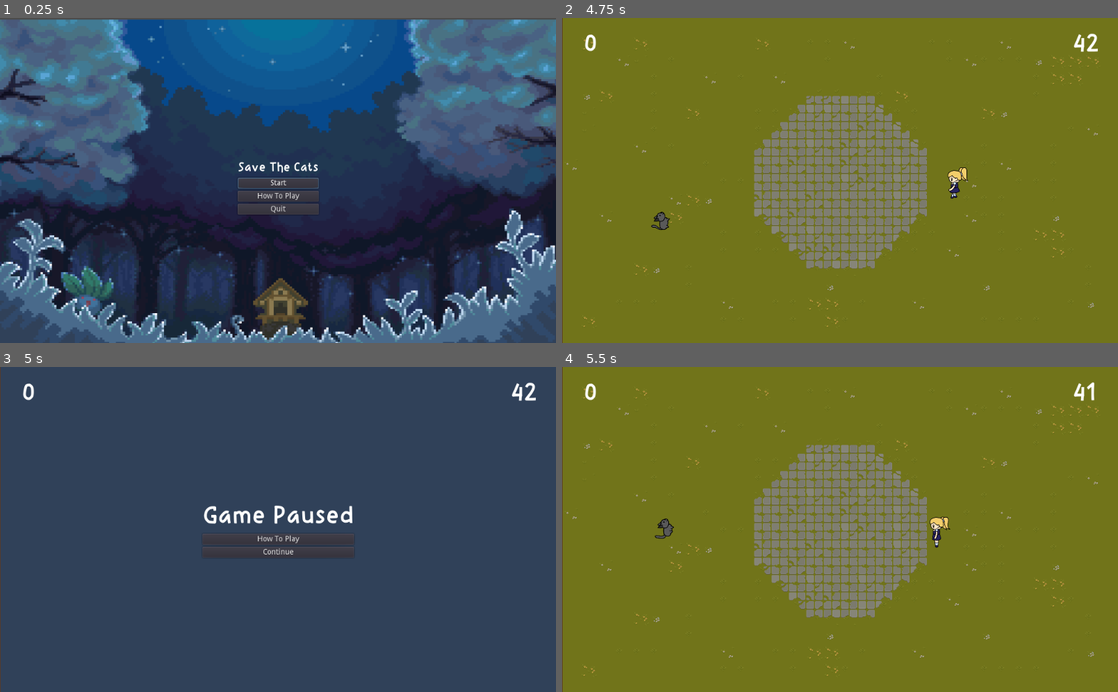
Above: before the commit, frames 1-4 (two rows, left to right).
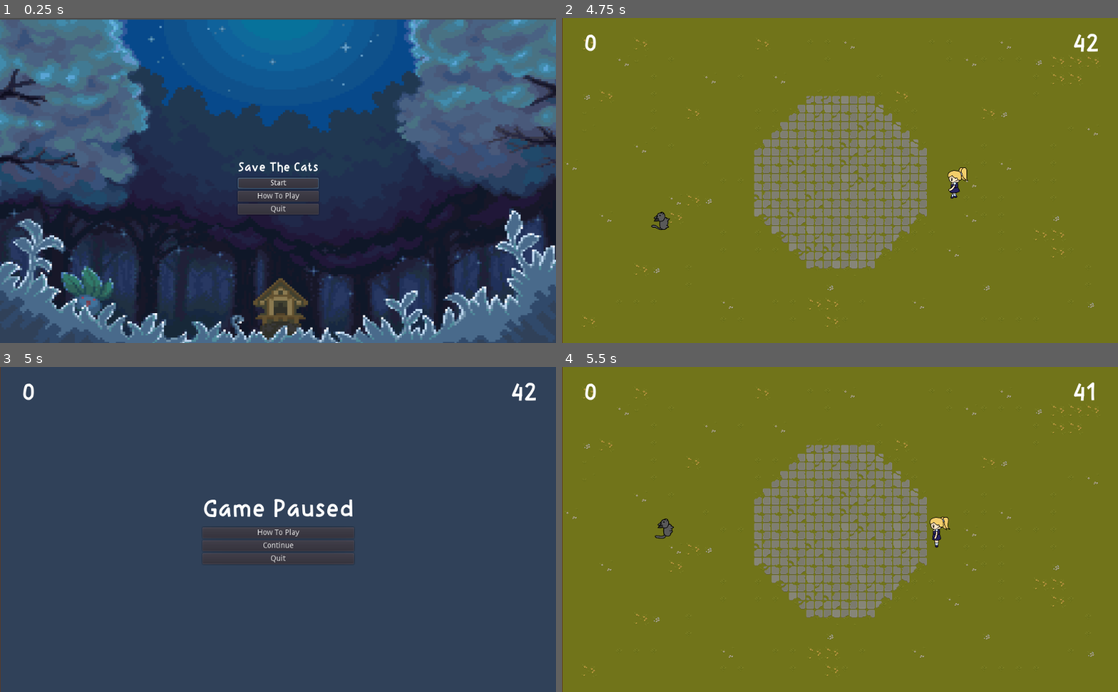
Above: after the commit, the same moments.

Repository: fanasia/save-the-cat
Game: Godot game, scene res://scenes/Landing.tscn
The game is run twice, just before and just after one commit, with the same random seed, the same clock (stepped at 60 frames per second) and the same inputs.
Inputs:
- Up to frame 1 (0.25 s): no input
- Up to frame 2 (4.75 s): click "Start" at 0.5 s; tap Enter at 1.25 s; hold Right (right) 1.28-2.03 s; tap Space (pick_up) every 0.75 s from 1.35 to 4.35 s; hold Down (down) 2.03-2.78 s; hold Right (right) 2.78-3.53 s; hold Up (up) 3.53-4.28 s; hold Left (left) from 4.28 s (still down)
- Up to frame 3 (5 s): keep holding Left (left); tap Alt (pause) at 4.9 s
- Up to frame 4 (5.5 s): release Left (left) at 5 s; click "Continue" at 5 s

Frames 1-2 are identical in both runs. In frame 3, 1.5% of the frame differs, in the area x 36-64%, y 40-61%; in frame 4, nothing differs.

Commit message:
final game

Diff:
--- a/scenes/Cat.tscn
+++ b/scenes/Cat.tscn
@@ -34,14 +34,14 @@
 "name": "GoDown",
 "speed": 5.0
 }, {
+"frames": [ ExtResource( 24 ), ExtResource( 25 ), ExtResource( 26 ), ExtResource( 5 ), ExtResource( 1 ), ExtResource( 3 ), ExtResource( 4 ), ExtResource( 13 ) ],
+"loop": true,
+"name": "GoLeft",
+"speed": 5.0
+}, {
 "frames": [ ExtResource( 15 ), ExtResource( 12 ), ExtResource( 7 ), ExtResource( 19 ), ExtResource( 20 ), ExtResource( 21 ), ExtResource( 8 ), ExtResource( 11 ) ],
 "loop": true,
 "name": "GoUp",
-"speed": 5.0
-}, {
-"frames": [ ExtResource( 24 ), ExtResource( 25 ), ExtResource( 26 ), ExtResource( 5 ), ExtResource( 1 ), ExtResource( 3 ), ExtResource( 4 ), ExtResource( 13 ) ],
-"loop": true,
-"name": "GoLeft",
 "speed": 5.0
 }, {
 "frames": [ ExtResource( 16 ) ],
--- a/scenes/MainCharacter.tscn
+++ b/scenes/MainCharacter.tscn
@@ -69,6 +69,36 @@
 "name": "GoLeft",
 "speed": 5.0
 }, {
+"frames": [ ExtResource( 20 ), ExtResource( 24 ), ExtResource( 25 ), ExtResource( 27 ), ExtResource( 28 ), ExtResource( 52 ), ExtResource( 47 ), ExtResource( 48 ) ],
+"loop": true,
+"name": "GoTop_Cat",
+"speed": 5.0
+}, {
+"frames": [ ExtResource( 55 ) ],
+"loop": true,
+"name": "IdleDown_Cat",
+"speed": 5.0
+}, {
+"frames": [ ExtResource( 43 ) ],
+"loop": true,
+"name": "IdleTop",
+"speed": 5.0
+}, {
+"frames": [ ExtResource( 37 ) ],
+"loop": true,
+"name": "IdleLeft",
+"speed": 5.0
+}, {
+"frames": [ ExtResource( 45 ) ],
+"loop": true,
+"name": "IdleLeft_Cat",
+"speed": 5.0
+}, {
+"frames": [ ExtResource( 22 ), ExtResource( 29 ), ExtResource( 21 ), ExtResource( 30 ), ExtResource( 26 ), ExtResource( 18 ), ExtResource( 19 ), ExtResource( 23 ) ],
+"loop": true,
+"name": "GoDown_Cat",
+"speed": 5.0
+}, {
 "frames": [ ExtResource( 46 ) ],
 "loop": true,
 "name": "IdleDown",
@@ -79,39 +109,9 @@
 "name": "GoLeft_Cat",
 "speed": 5.0
 }, {
-"frames": [ ExtResource( 22 ), ExtResource( 29 ), ExtResource( 21 ), ExtResource( 30 ), ExtResource( 26 ), ExtResource( 18 ), ExtResource( 19 ), ExtResource( 23 ) ],
-"loop": true,
-"name": "GoDown_Cat",
-"speed": 5.0
-}, {
-"frames": [ ExtResource( 20 ), ExtResource( 24 ), ExtResource( 25 ), ExtResource( 27 ), ExtResource( 28 ), ExtResource( 52 ), ExtResource( 47 ), ExtResource( 48 ) ],
-"loop": true,
-"name": "GoTop_Cat",
-"speed": 5.0
-}, {
-"frames": [ ExtResource( 45 ) ],
-"loop": true,
-"name": "IdleLeft_Cat",
-"speed": 5.0
-}, {
-"frames": [ ExtResource( 55 ) ],
-"loop": true,
-"name": "IdleDown_Cat",
-"speed": 5.0
-}, {
-"frames": [ ExtResource( 37 ) ],
-"loop": true,
-"name": "IdleLeft",
-"speed": 5.0
-}, {
 "frames": [ ExtResource( 36 ) ],
 "loop": true,
 "name": "IdleTop_Cat",
-"speed": 5.0
-}, {
-"frames": [ ExtResource( 43 ) ],
-"loop": true,
-"name": "IdleTop",
 "speed": 5.0
 }, {
 "frames": [ ExtResource( 44 ), ExtResource( 40 ), ExtResource( 32 ), ExtResource( 35 ), ExtResource( 34 ), ExtResource( 41 ), ExtResource( 42 ), ExtResource( 38 ) ],
--- a/scenes/PauseScene.tscn
+++ b/scenes/PauseScene.tscn
@@ -31,9 +31,9 @@
 
 [node name="VBoxContainer" type="VBoxContainer" parent="CenterContainer"]
 margin_left = 372.0
-margin_top = 247.0
+margin_top = 235.0
 margin_right = 651.0
-margin_bottom = 352.0
+margin_bottom = 364.0
 theme = SubResource( 3 )
 alignment = 1
 
@@ -65,5 +65,12 @@
 margin_bottom = 105.0
 text = "Continue"
 
+[node name="QuitButton" type="Button" parent="CenterContainer/VBoxContainer"]
+margin_top = 109.0
+margin_right = 279.0
+margin_bottom = 129.0
+text = "Quit"
+
 [connection signal="pressed" from="CenterContainer/VBoxContainer/HelpButton" to="." method="_on_HelpButton_pressed"]
 [connection signal="pressed" from="CenterContainer/VBoxContainer/UnpauseButton" to="." method="_on_UnpauseButton_pressed"]
+[connection signal="pressed" from="CenterContainer/VBoxContainer/QuitButton" to="." method="_on_QuitButton_pressed"]
--- a/scenes/Witch.tscn
+++ b/scenes/Witch.tscn
@@ -6,14 +6,14 @@
 
 [sub_resource type="SpriteFrames" id=4]
 animations = [ {
+"frames": [ ExtResource( 3 ) ],
+"loop": true,
+"name": "FlyLeft",
+"speed": 5.0
+}, {
 "frames": [ ExtResource( 4 ) ],
 "loop": true,
 "name": "FlyLeft_Cat",
-"speed": 5.0
-}, {
-"frames": [ ExtResource( 3 ) ],
-"loop": true,
-"name": "FlyLeft",
 "speed": 5.0
 } ]
 
@@ -28,6 +28,7 @@
 
 [node name="Witch" type="KinematicBody2D"]
 z_as_relative = false
+collision_mask = 0
 script = ExtResource( 2 )
 
 [node name="AnimatedSprite" type="AnimatedSprite" parent="."]
--- a/scripts/PauseScene.gd
+++ b/scripts/PauseScene.gd
@@ -15,3 +15,7 @@
 func _on_HelpButton_pressed():
 	var help = HelpScene.instance()
 	add_child(help)
+
+
+func _on_QuitButton_pressed():
+	get_tree().quit()
Not shown, changed: export_presets.cfg
Not shown, added: Save The Cats - Linux.pck
Not shown, changed: Save The Cats - Linux.x86_64
Not shown, changed: Save The Cats - Windows.exe
Not shown, added: Save The Cats - Windows.pck
